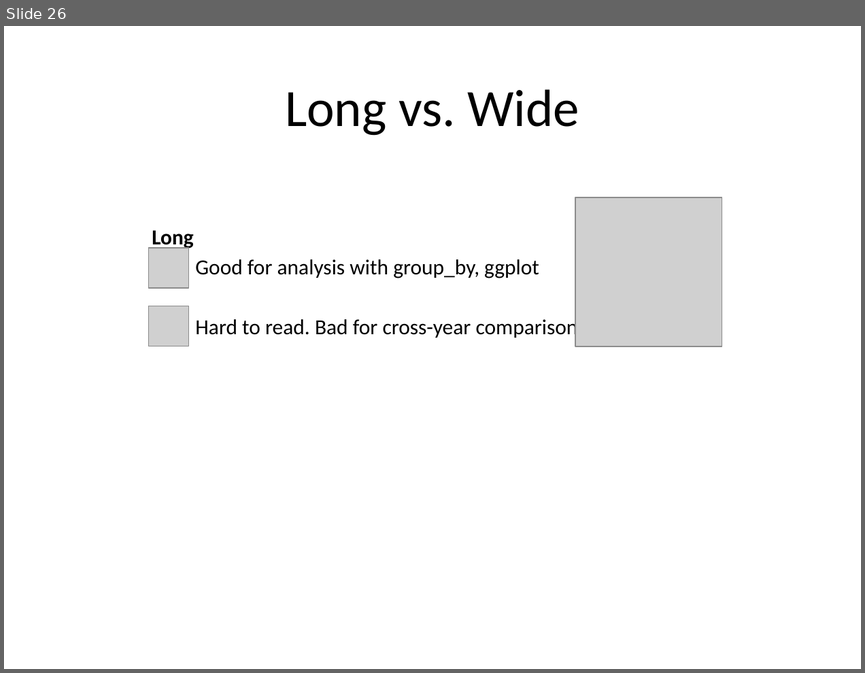
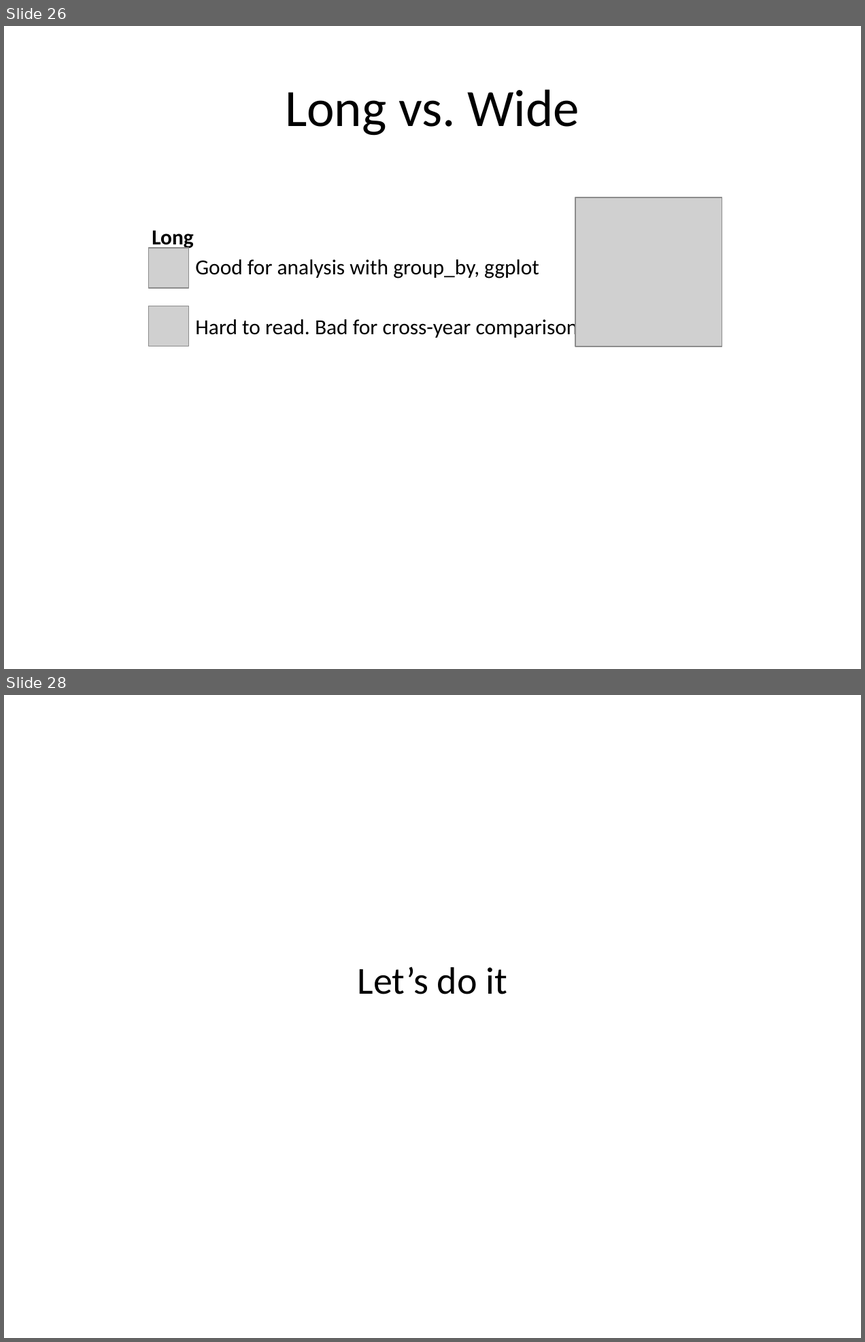
Before and after one commit to jtannen/r-for-datascience, a slide deck: session-3-wrangling/session-3-wrangling.pptx. Shown one above the other, each under a label of ours: slide 26 before the commit, slides 26 and 28 after it; the slides between them are not shown. The pictures are 865x673 and 865x1342 pixels, drawn with LibreOffice and Linux fonts; fonts in the diff are those of the drawing; grey boxes stand for pictures. Boxes give left, top, right and bottom in pixels: in the first picture for what was removed or moved away, otherwise in the second. Text is boxed around its words. In the diff, an @@ line names an element or a change of style, - is before the commit and + after.

```diff
--- a/session-3-wrangling/session-3-wrangling.pptx
+++ b/session-3-wrangling/session-3-wrangling.pptx
@@ slide 28 added at (4, 695, 861, 1338), background #FFFFFF @@
@@ text added at (358, 966, 507, 994), 32 pt, text #000000 @@
+Let’s do it
```
Also in this commit, not shown: 2 slides changed.
